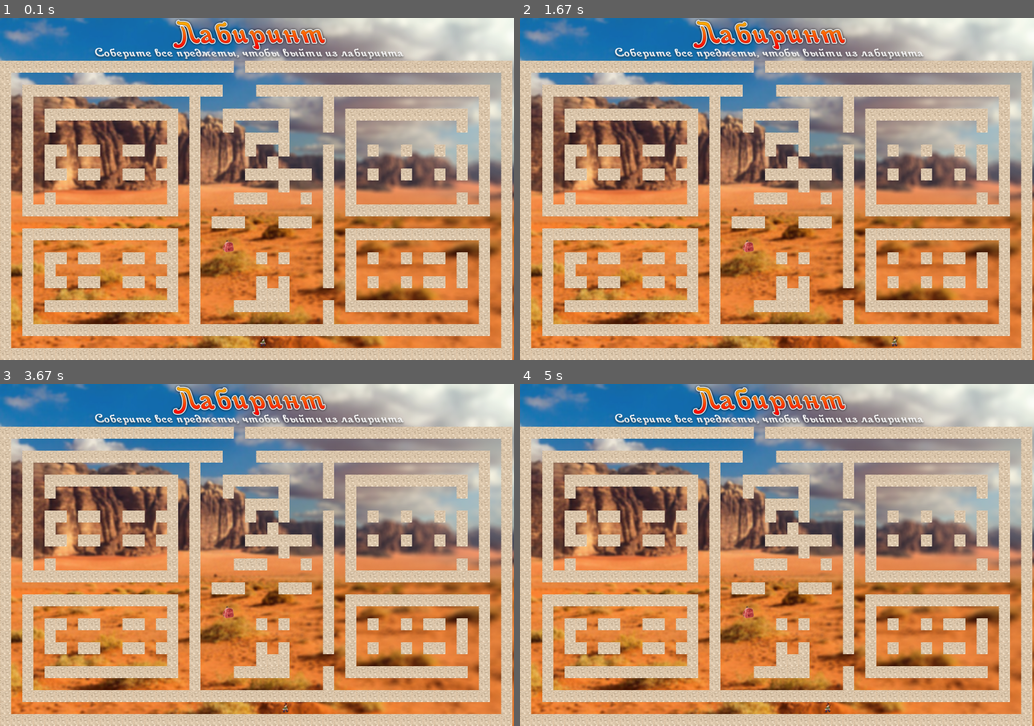
Above: before the commit, frames 1-4 (two rows, left to right).
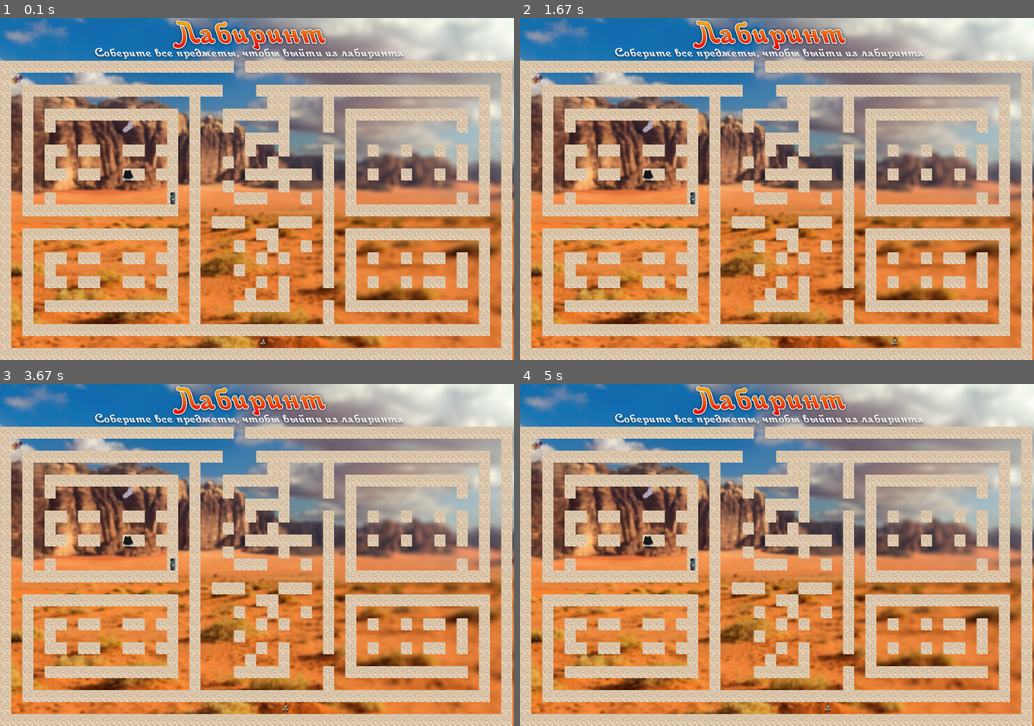
Above: after the commit, the same moments.

Repository: MariVermil/Pygame_project
Game: pygame game, started from labirint.py
The game is run twice, just before and just after one commit, with the same random seed, the same clock (stepped at 60 frames per second) and the same inputs.
Inputs:
- Up to frame 1 (0.1 s): no input
- Up to frame 2 (1.67 s): hold Right 0.33-0.8 s; hold Right 1.17-1.63 s
- Up to frame 3 (3.67 s): hold Left 1.67-2.2 s; hold Left 2.57-2.97 s; hold Right from 3.4 s (still down)
- Up to frame 4 (5 s): release Right at 4.03 s; hold Left 4.47-4.93 s; hold Right from 4.97 s (still down)

The runs differ from the first frame. In frame 1, 1.2% of the frame differs, in the area x 2-61%, y 16-83%; in frame 2, 1.2%; in frame 3, 1.2%; in frame 4, 1.2%.

Commit message:
Предметы на карте

Diff:
--- a/data/level-01.map
+++ b/data/level-01.map
@@ -1,23 +1,23 @@
 #####################.########################
 #............................................#
 #.##################...#####################.#
-#.#..............#...........#.............#.#
+#.#..............#......##...#.............#.#
 #.#.############.#..######...#.###########.#.#
 #.#.#..........#.#..#....#...#.#.........#.#.#
 #.#............#.#....####.....#...........#.#
 #.#.##.##..##.##.#....#..#...#.#.#..#..#.#.#.#
-#.#.#..........#.#......#....#.#.........#.#.#
+#.#.#..........#.#..#...#....#.#.........#.#.#
 #.#.##.##..##.##.#....######.#.#.#..#..#.#.#.#
-#.#............#.#.......#...#.#...........#.#
+#.#............#.#..#....#...#.#...........#.#
 #.#.#..........#.#...###...#.#.#.........#.#.#
 #.##############.#...........#.#############.#
 #................#.###...###.#...............#
-#.##############.#...........#.#############.#
-#.#............#.#..%........#.#...........#.#
+#.##############.#.....##....#.#############.#
+#.#............#.#...#..#..#.#.#...........#.#
 #.#.##.##..##.##.#.....#.#...#.#.#..#.##.#.#.#
-#.#.#..........#.#...........#.#.........#.#.#
+#.#.#..........#.#...#.......#.#.........#.#.#
 #.#.##.##..##.##.#.....#.#...#.#.#..#.##.#.#.#
-#.#............#.#.....###.....#...........#.#
+#.#............#.#....#..#.....#...........#.#
 #.#.############.#...#####...#.###########.#.#
 #.#..............#...........#.............#.#
 #.##########################################.#
--- a/labirint.py
+++ b/labirint.py
@@ -3,6 +3,7 @@
 import numpy as np
 import pygame as pg
 from pygame import time
+import random
 
 
 def load_image(name):  # Проверка фото на наличие
@@ -22,12 +23,34 @@
         self.pos = (pos_x, pos_y)
         self.rect = self.image.get_rect().move(tile_width * pos_x + 5,
                                                100 + tile_height * pos_y)
+        self.coins = None
+        self.sum_coins = 0
 
     def move(self, x, y):
-
         self.pos = (x, y)
         self.rect = self.image.get_rect().move(tile_width * self.pos[0] + 5,
                                                100 + tile_height * self.pos[1])
+
+    def update(self):
+        coins_hit_list = pg.sprite.spritecollide(self, self.coins, False)
+        for coin in coins_hit_list:
+            self.sum_coins += 1
+            coin.kill()
+
+
+used_coins = [1, 2, 3, 4, 5, 6, 7]
+
+
+class Coin(pg.sprite.Sprite):
+    def __init__(self, x, y):
+        super().__init__()
+        k = random.choice(used_coins)
+        self.image = load_image(f'coin{k}.png')
+        del used_coins[used_coins.index(k)]
+        self.rect = self.image.get_rect()
+        self.rect.x = tile_width * x
+        self.rect.y = 100 + tile_height * y
+        print(x, y)
 
 
 class Tile(pg.sprite.Sprite):
@@ -42,6 +65,11 @@
     filename = os.path.join('data', filename)
     with open(filename, 'r') as mapfile:
         levelmap = np.array([list(i) for i in [line.strip() for line in mapfile]])
+        while len(coins_coord) < 7:
+            k1 = random.randint(0, 24)
+            k2 = random.randint(0, 44)
+            if levelmap[k1][k2] == '.':
+                coins_coord.append([k1, k2])
     return levelmap
 
 
@@ -52,8 +80,6 @@
         for x in range(col):
             if level[y, x] == '#':
                 Tile('wall', x, y)
-            elif level[y, x] == '%':
-                Tile('coin', x, y)
             elif level[y, x] == '@':
                 level[y, x] = '.'
                 player = Player(x, y)
@@ -90,8 +116,7 @@
     player_image = load_image('stand.png')
 
     tile_images = {
-        'wall': load_image('box1.png'),
-        'coin': load_image('coin1.png')
+        'wall': load_image('box1.png')
     }
     tile_width = 26
     tile_height = 28
@@ -99,9 +124,16 @@
     player_group = pg.sprite.Group()
     tiles_group = pg.sprite.Group()
 
+    coins_coord = []
     levelmap = load_level('level-01.map')
+    player, level_x, level_y = generate_level(levelmap)
 
-    player, level_x, level_y = generate_level(levelmap)
+    coins_group = pg.sprite.Group()
+    for coord in coins_coord:
+        coin = Coin(coord[0], coord[1])
+        coins_group.add(coin)
+
+    player.coins = coins_group
 
     pg.key.set_repeat(200, 70)
 
@@ -126,6 +158,7 @@
         screen.blit(sun_surf, sun_rect)
         tiles_group.draw(screen)
         player_group.draw(screen)
+        coins_group.draw(screen)
         pg.display.flip()
         time.Clock().tick(fps)
     terminate()
